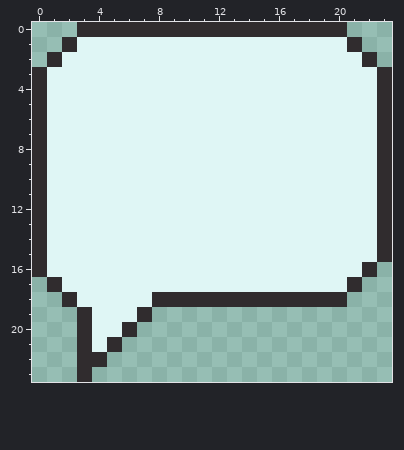
Edited in one commit: pixel-art file (sprites/speech_balloon.ase). The picture above was drawn from the file before the commit.
24x24 pixels, 1 frame.
After the commit:
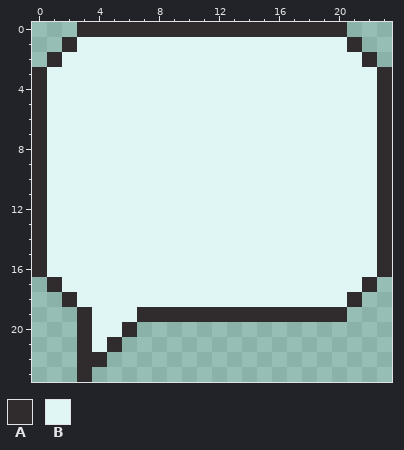
Palette (. is transparent): A #302c2e  B #dff6f5
From old to new:
The author put colour A in row 16 at x 23; in row 17 at x 22; in row 18 at x 21; in row 19 at x 8 to 20.
Colour A becomes colour B in row 16 at x 22; in row 17 at x 21; in row 18 at x 8 to 20.
Changed places in both pictures, as pixel boxes (x1, y1, x2, y2):
changed: (152, 262, 392, 322)
